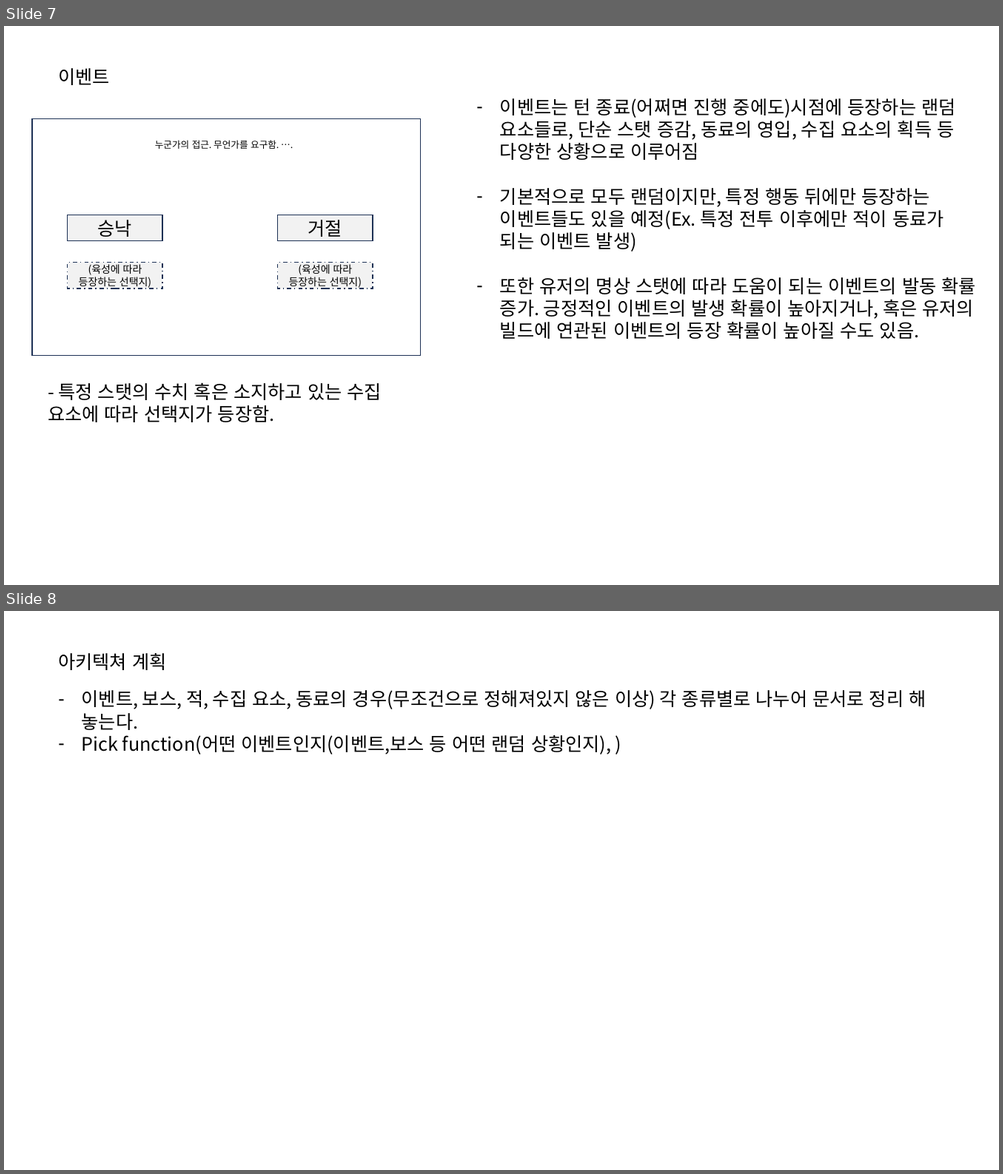
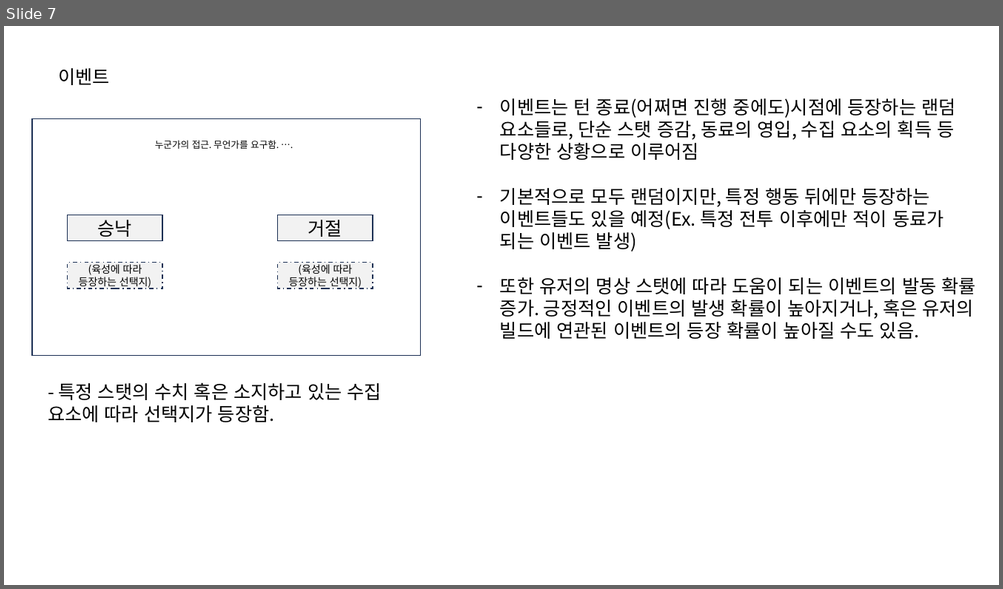
Before and after one commit to IdfKLeh/capstone, a slide deck: UI.pptx. Shown one above the other, each under a label of ours: slides 7 and 8 before the commit, slide 7 after it. The pictures are 1003x1174 and 1003x589 pixels, drawn with LibreOffice and Linux fonts; fonts in the diff are those of the drawing. Boxes give left, top, right and bottom in pixels: in the first picture for what was removed or moved away, otherwise in the second. Text is boxed around its words. In the diff, an @@ line names an element or a change of style, - is before the commit and + after.

```diff
--- a/UI.pptx
+++ b/UI.pptx
@@ slide 8 removed at (4, 611, 999, 1170), background #FFFFFF @@
@@ text removed at (58, 653, 166, 670) @@
-아키텍쳐 계획
@@ text removed at (82, 690, 925, 755) @@
-– 이벤트, 보스, 적, 수집 요소, 동료의 경우(무조건으로 정해져있지 않은 이상) 각 종류별로 나누어 문서로 정리 해 놓는다.
-– Pick function(어떤 이벤트인지(이벤트,보스 등 어떤 랜덤 상황인지), )
```
Also in this commit, not shown: 2 other files.
